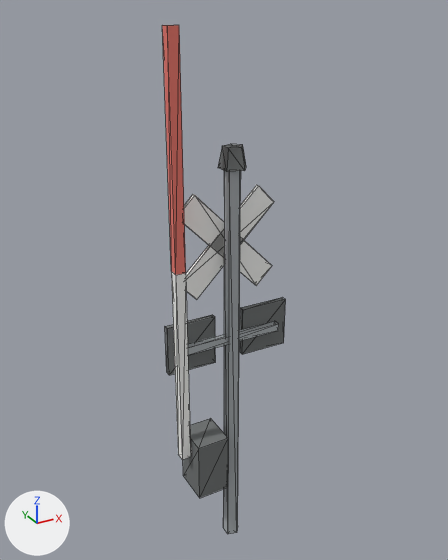
A saved change to the glTF model web/public/models/crossing-gate-1-far.glb.
Camera for both pictures: a 50 mm camera at (-0.499, -0.876, 1.023) aimed at (0.001, 0.034, 0.569). Arrows for +X, +Y and +Z are at lower left; the lights stay in place. The picture after the commit comes second. Mesh edges are drawn as thin lines. Vertices at exactly the same position are counted once.

Names of what the first picture shows: 'crossing-gate-1-far'.
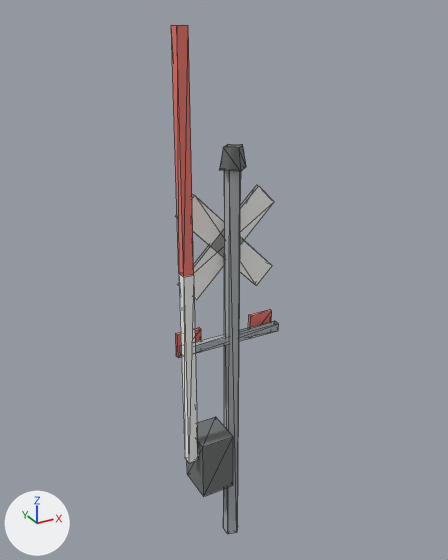
Location of each change, (x1, y1, x2, y2) in pixels of the pictures (448 x 560 px; the box of a moved part takes in the faces that stretch with it):
'crossing-gate-1-far', reshaped (13% narrower): before (162, 25, 286, 534); after (171, 25, 279, 534)
part 1 of me_crossing_gate_1_far, moved or reshaped: before (183, 418, 228, 498); after (187, 417, 233, 496)
part 2 of me_crossing_gate_1_far, moved or reshaped: before (162, 25, 191, 460); after (171, 25, 198, 463)
part 3 of me_crossing_gate_1_far, deleted: before (165, 315, 216, 375)
part 4 of me_crossing_gate_1_far, deleted: before (240, 297, 286, 354)
part 5 of me_crossing_gate_1_far, reshaped: before (184, 144, 274, 299); after (192, 144, 274, 299)

What changed in the scene script:
```text
Change me_crossing_gate_1_far:
    used by ob_crossing_gate_1_far; location = (0.0, 0.0, 0.0)
    remove me_crossing_gate_1_far.from_pydata(...)  # 99 vertices, 160 faces; spans x -0.124..0.124, y -0.036..0.036, z 0.0..1.0
    add me_crossing_gate_1_far.from_pydata(...)  # 81 vertices, 116 faces; spans x -0.105..0.1, y -0.036..0.036, z 0.0..1.0
    me_crossing_gate_1_far part 1: the loose piece of 8 vertices spanning x -0.091..-0.027, y -0.036..0.036, z 0.155..0.273 is moved by (0.01, 0.0, 0.0)
    me_crossing_gate_1_far part 2: the loose piece of 12 vertices spanning x -0.113..-0.095, y -0.009..0.009, z 0.236..1.0 is moved by (0.007, -0.015, 0.0)
    me_crossing_gate_1_far part 3: the loose piece of 8 vertices spanning x -0.124..-0.029, y 0.011..0.022, z 0.416..0.511 is deleted
    me_crossing_gate_1_far part 4: the loose piece of 8 vertices spanning x 0.029..0.124, y 0.011..0.022, z 0.416..0.511 is deleted
    me_crossing_gate_1_far part 5
    4 vertices are removed from x -0.021..-0.015, y -0.015..0.015, z 0.782..0.818
    32 faces are deleted
    4 vertices move from x 0.006..0.008, y -0.024..0.024, z 0.782..0.818 to x 0.0, y -0.025..0.025, z 0.782..0.818
    2 vertices are added at (-0.018, 0.0, 0.818), (-0.025, 0.0, 0.782)
    8 new faces join them, mat_housing (grey #6f7373)
    4 new faces join them, mat_sign (white #fafaf8)
```
